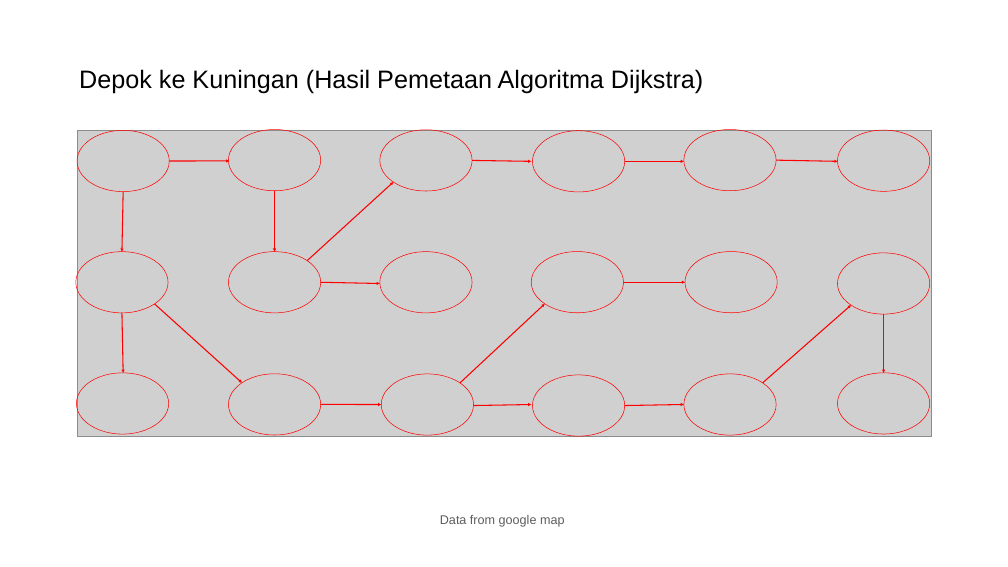
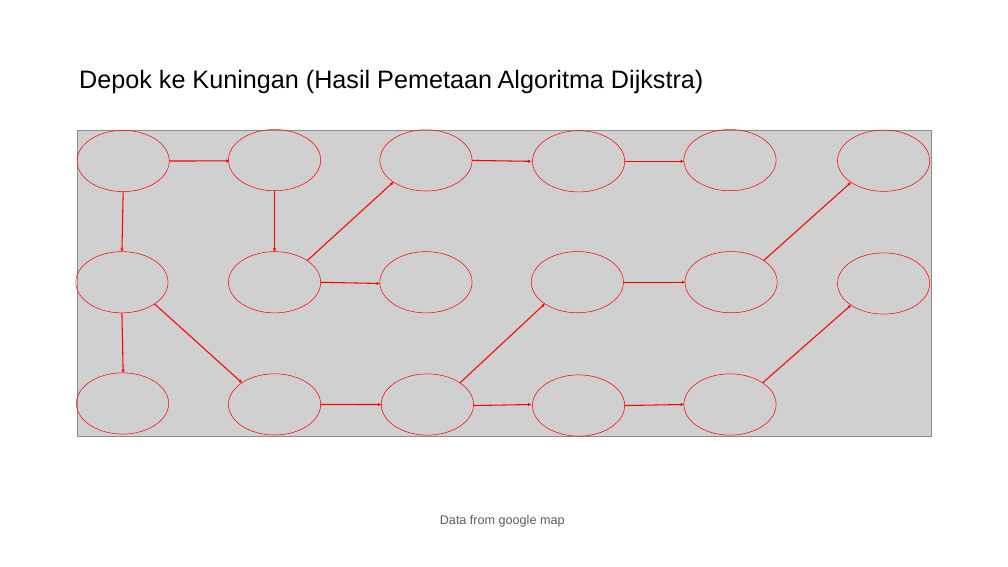
Before and after one commit to HanifHBK/TugasPMC, a slide deck: slide 4 of Latihan 6/implementasi graph dan tree-revisi.pptx. Drawn at 1008x567 pixels with LibreOffice and Linux fonts; fonts in the diff are those of the drawing; grey boxes stand for pictures. Boxes give left, top, right and bottom in pixels: in the first picture for what was removed or moved away, otherwise in the second. Text is boxed around its words. In the diff, an @@ line names an element or a change of style, - is before the commit and + after.

```diff
--- a/Latihan 6/implementasi graph dan tree-revisi.pptx
+++ b/Latihan 6/implementasi graph dan tree-revisi.pptx
@@ arrow moved from (776, 160) - (838, 161) to (763, 260) - (851, 182) @@
@@ arrow removed from (884, 314) to (884, 373) @@
@@ ellipse removed at (838,373,930,434) @@
```
Also in this commit, not shown: 1 other slide changed.
